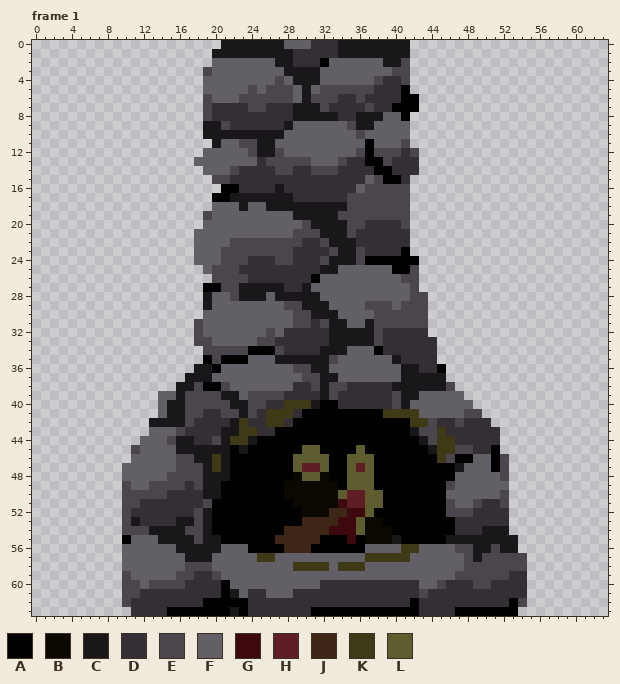
Two versions of one pixel-art file, asset-sources/sprites/scenery/fireplace.aseprite. Above: the version before the commit.
64x64 pixels, 5 frames. Colours within 5 levels of each other are drawn and written as one. Shown: frame 1. The commit also changed other frames, which this record leaves out.
Palette (. is transparent): A #010101  B #0b0800  C #1a171a  D #332f34  E #4b464d  F #635f66  G #3d090f  H #5f1e26  J #3e2616  K #3e3a16  L #5d5d2f
The same view after the edit:
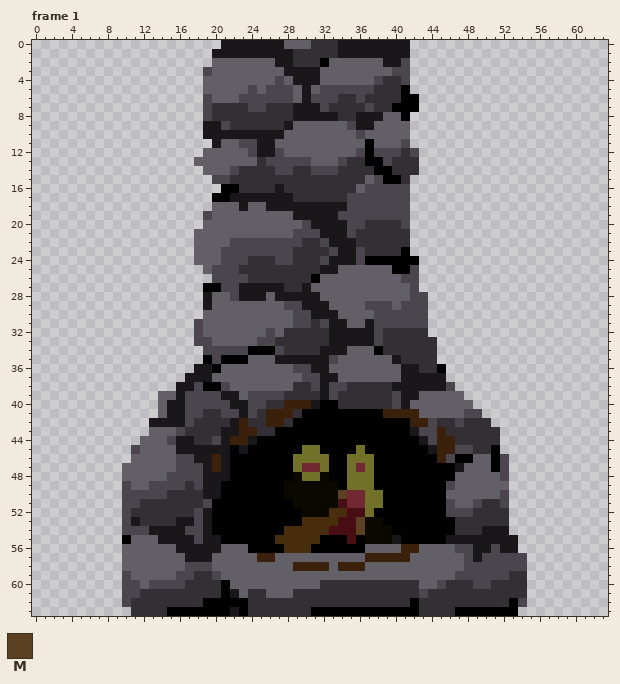
Colours new in this view: M #5b4121
Changes in this commit:
colour G: #3d090f -> #490d14
colour H: #5f1e26 -> #712931
colour J: #3e2616 -> #492e0d
colour K: #3e3a16 -> #3b200b
colour L: #5d5d2f -> #717129
Frame 1, layer "Layer 2":
y 50: x 34 L -> M
y 53..54: x 36 L -> M
